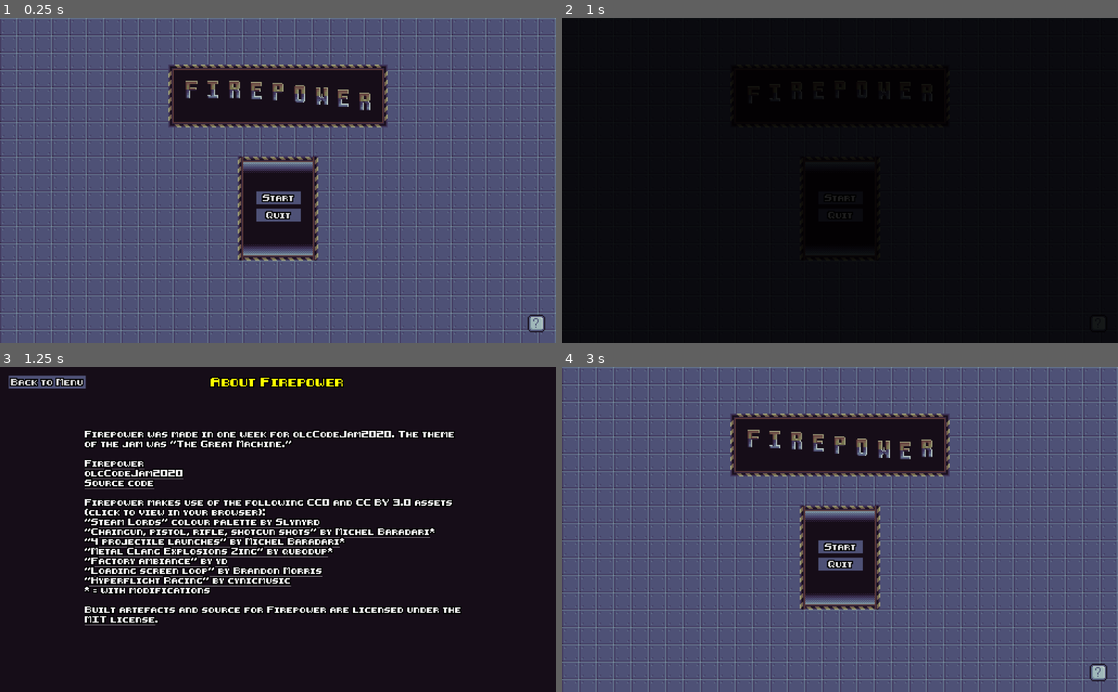
Above: before the commit, frames 1-4 (two rows, left to right).
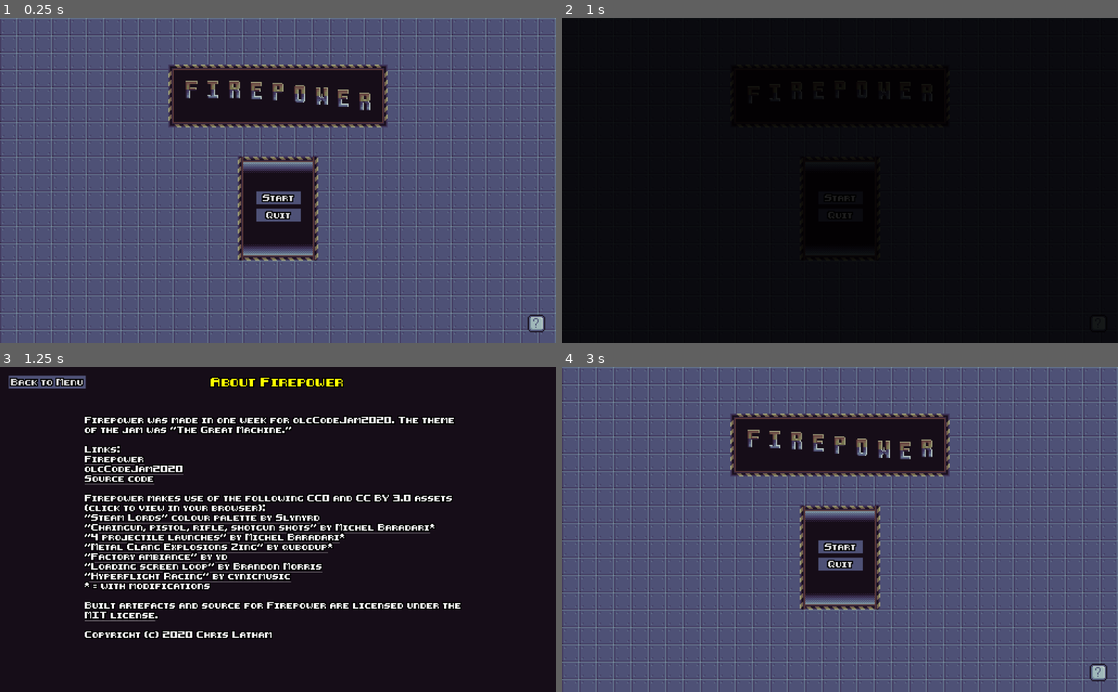
Above: after the commit, the same moments.

Repository: backwardspy/firepower
Game: Godot game, scene res://states/Menu.tscn
Same seed, same stepped clock (60 frames per second), same inputs: the game is played once before the commit and once after it. Sound files missing from this copy of the repository are replaced by a short silence.
Inputs (mouse positions are in pixels of both pictures, inside the frame that each line leads up to):
- Up to frame 1 (0.25 s): no input
- Up to frame 2 (1 s): click (1095, 323) at 0.5 s
- Up to frame 3 (1.25 s): no input
- Up to frame 4 (3 s): move the mouse to (962, 513) at 1.27 s; press the mouse at (962, 513) at 1.28 s; hold D (right) 1.28-2.03 s; tap Enter at 2 s; move the mouse to (728, 545) at 2.02 s; release the mouse at (728, 545) at 2.03 s; hold S (down) 2.03-2.75 s; click (728, 545) at 2.1 s; click "Back to Menu" at 2.75 s

Frames 1-2 are identical in both runs. In frame 3, 13% of the frame differs, in the area x 15-83%, y 15-84%; in frame 4, nothing differs.

Commit message:
fix top links in about screen

Diff:
--- a/states/About.tscn
+++ b/states/About.tscn
@@ -46,15 +46,16 @@
 anchor_right = 0.5
 anchor_bottom = 1.0
 margin_left = -178.0
-margin_top = 58.0
+margin_top = 45.0
 margin_right = 178.0
-margin_bottom = -59.0
+margin_bottom = -47.0
 bbcode_enabled = true
 bbcode_text = "Firepower was made in one week for olcCodeJam2020. The theme of the jam was \"The Great Machine.\"
 
-[url=]Firepower[/url]
-[url=]olcCodeJam2020[/url]
-[url=]Source code[/url]
+Links:
+[url=https://backwardspy.itch.io/firepower]Firepower[/url]
+[url=https://itch.io/jam/olc-codejam-2020]olcCodeJam2020[/url]
+[url=https://github.com/backwardspy/firepower]Source code[/url]
 
 Firepower makes use of the following CC0 and CC BY 3.0 assets (click to view in your browser):
 [url=https://lospec.com/palette-list/steam-lords]\"Steam Lords\" colour palette by Slynyrd[/url]
@@ -66,9 +67,12 @@
 [url=https://opengameart.org/content/hyperflight-racing]\"Hyperflight Racing\" by cynicmusic[/url]
 * = with modifications
 
-Built artefacts and source for Firepower are licensed under the [url=https://github.com/backwardspy/firepower/blob/master/LICENSE]MIT license[/url]."
+Built artefacts and source for Firepower are licensed under the [url=https://github.com/backwardspy/firepower/blob/master/LICENSE]MIT license[/url].
+
+Copyright (c) 2020 Chris Latham"
 text = "Firepower was made in one week for olcCodeJam2020. The theme of the jam was \"The Great Machine.\"
 
+Links:
 Firepower
 olcCodeJam2020
 Source code
@@ -83,7 +87,9 @@
 \"Hyperflight Racing\" by cynicmusic
 * = with modifications
 
-Built artefacts and source for Firepower are licensed under the MIT license."
+Built artefacts and source for Firepower are licensed under the MIT license.
+
+Copyright (c) 2020 Chris Latham"
 __meta__ = {
 "_edit_use_anchors_": false
 }
